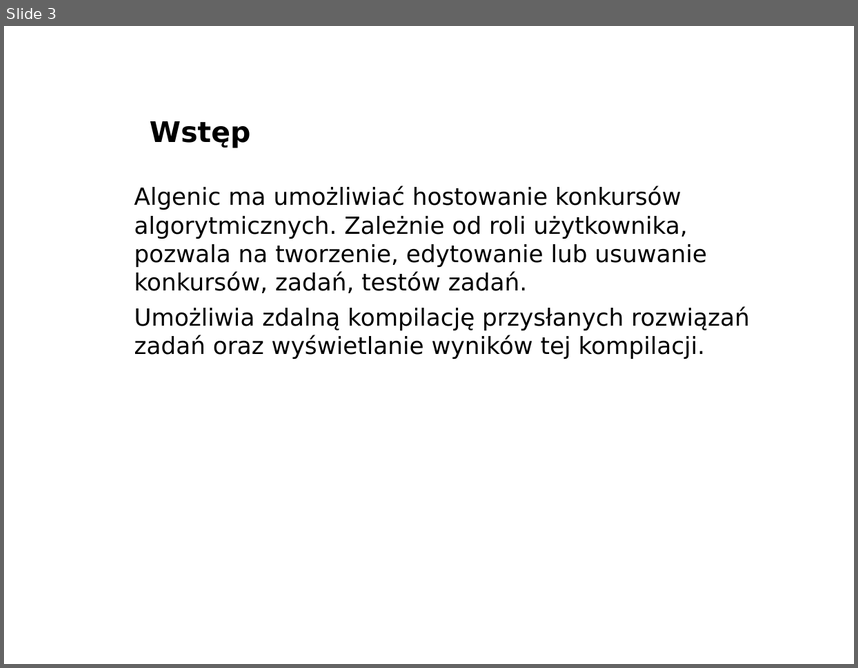
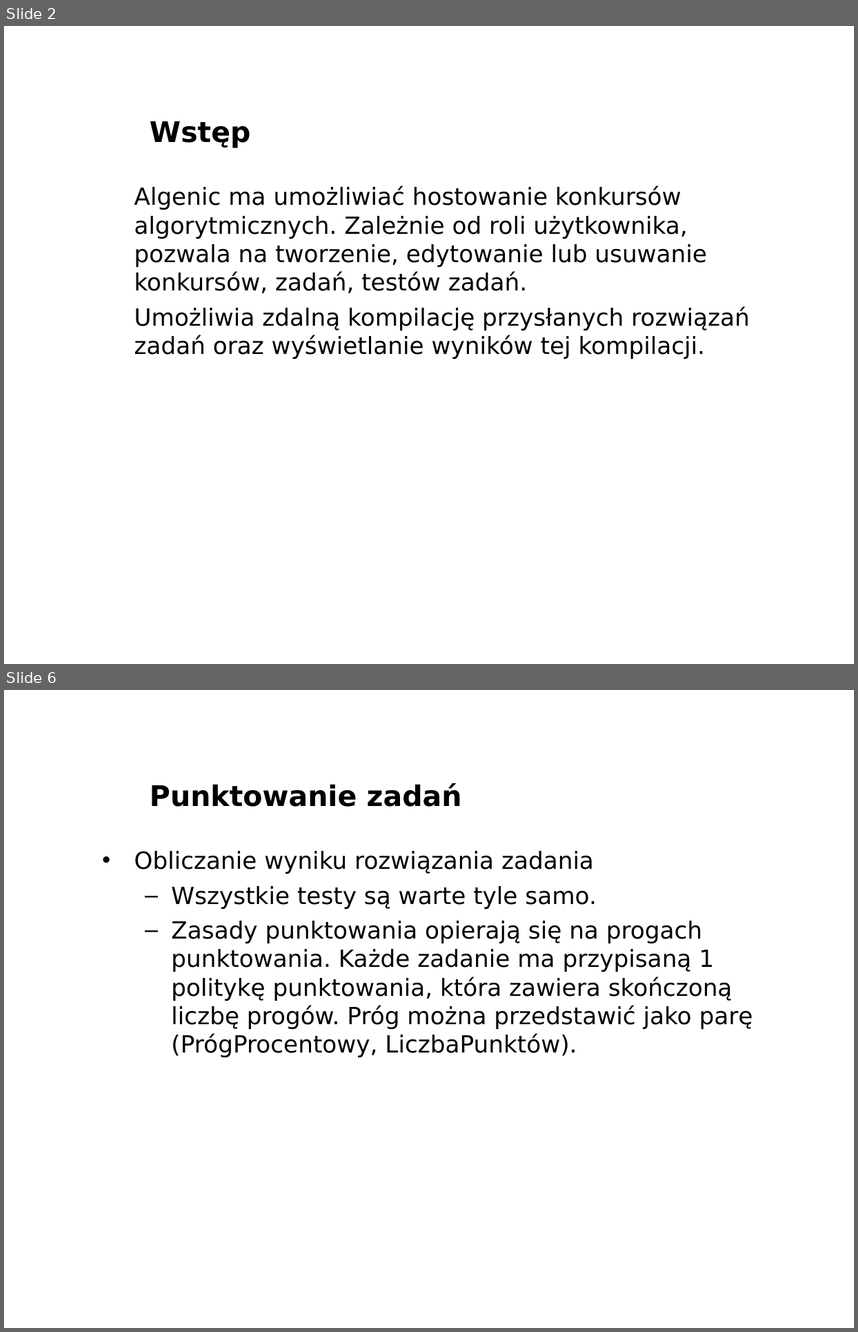
Before and after one commit to marax27/Algenic, a slide deck: docs/Presentation/AlgenicPresentation.odp. Shown one above the other, each under a label of ours: slide 3 before the commit, slides 2 and 6 after it; the slides between them are not shown. The pictures are 858x668 and 858x1332 pixels, drawn with LibreOffice and Linux fonts; fonts in the diff are those of the drawing; background and template pictures are left out. Boxes give left, top, right and bottom in pixels: in the first picture for what was removed or moved away, otherwise in the second. Text is boxed around its words. In the diff, an @@ line names an element or a change of style, - is before the commit and + after.

```diff
--- a/docs/Presentation/AlgenicPresentation.odp
+++ b/docs/Presentation/AlgenicPresentation.odp
@@ slide 6 added at bbox=[4, 690, 854, 1328], background picture (left out) @@
@@ title added at bbox=[150, 783, 462, 807], 24 pt, text #000000, bold @@
+Punktowanie zadań
@@ text added at bbox=[134, 851, 753, 1057], 20 pt, text #000000 @@
+• Obliczanie wyniku rozwiązania zadania
+  – Wszystkie testy są warte tyle samo.
+  – Zasady punktowania opierają się na progach punktowania. Każde zadanie ma przypisaną 1 politykę punktowania, która zawiera skończoną liczbę progów. Próg można przedstawić jako parę (PrógProcentowy, LiczbaPunktów).
@@ text added at bbox=[714, 1305, 854, 1328], 11 pt, text #FFFFFF, bold @@
+www.agh.edu.pl
@@ what was slide 3 is now slide 2 @@
```
Also in this commit, not shown: 9 other slides added, 4 slides removed, 3 other files.
